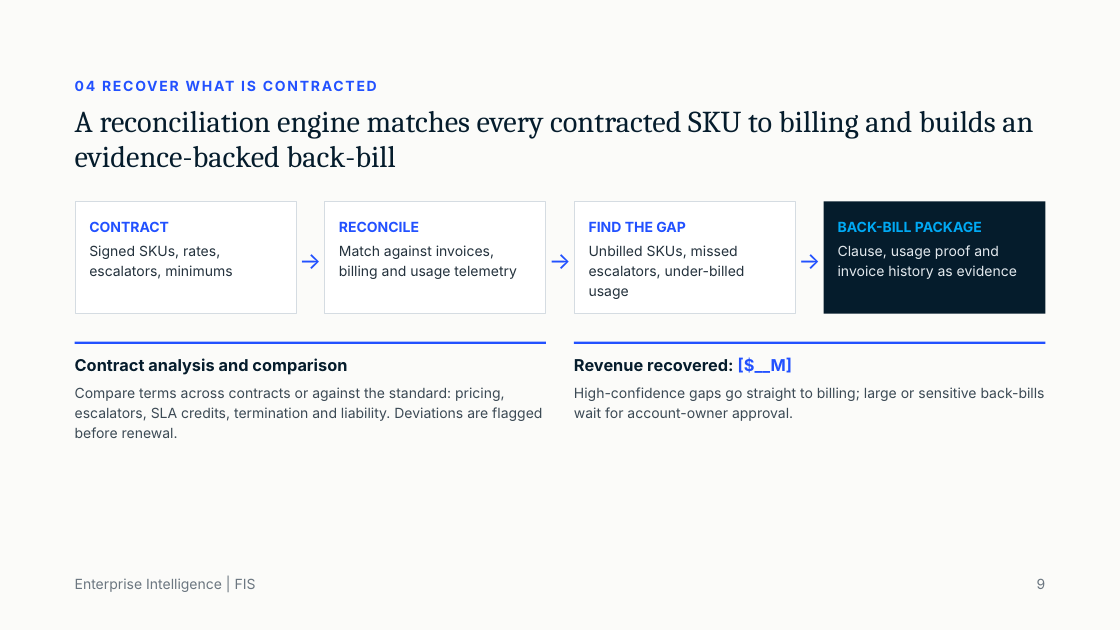
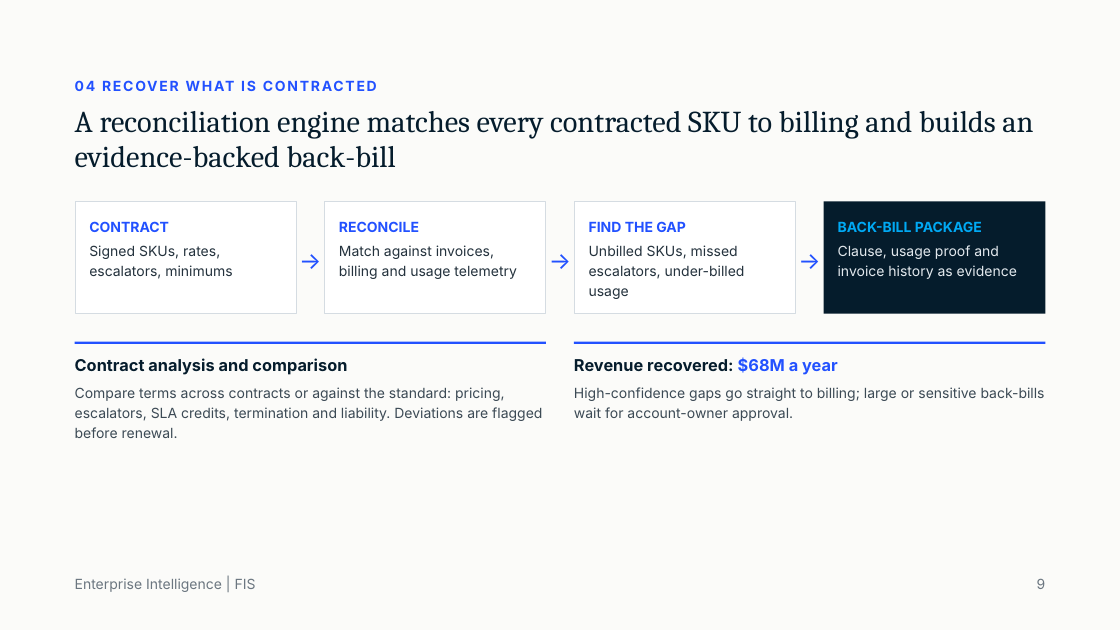
Before and after one commit to singhpawan/craigdeals, a slide deck: slide 10 of Enterprise Intelligence From Aggregated to Orchestrated.pptx (slide 9 before the commit). Drawn at 1120x630 pixels with LibreOffice and Linux fonts; fonts in the diff are those of the drawing. Boxes give left, top, right and bottom in pixels: in the first picture for what was removed or moved away, otherwise in the second. Text is boxed around its words. In the diff, an @@ line names an element or a change of style, - is before the commit and + after.

```diff
--- a/Enterprise Intelligence From Aggregated to Orchestrated.pptx
+++ b/Enterprise Intelligence From Aggregated to Orchestrated.pptx
@@ text at (x1=574, y1=358, x2=838, y2=375): text changed @@
-Revenue recovered: [$__M]
+Revenue recovered: $68M a year
```
Also in this commit, not shown: 12 other slides changed, 9 slides added, 3 slides removed, 2 other files.
